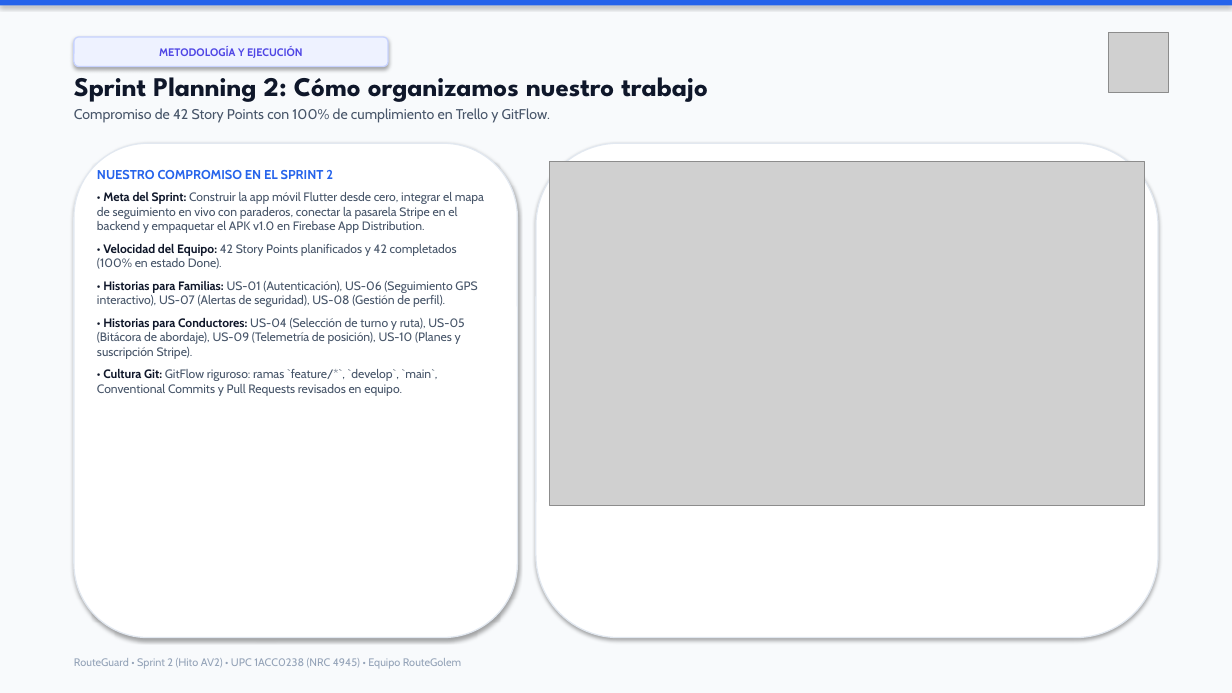
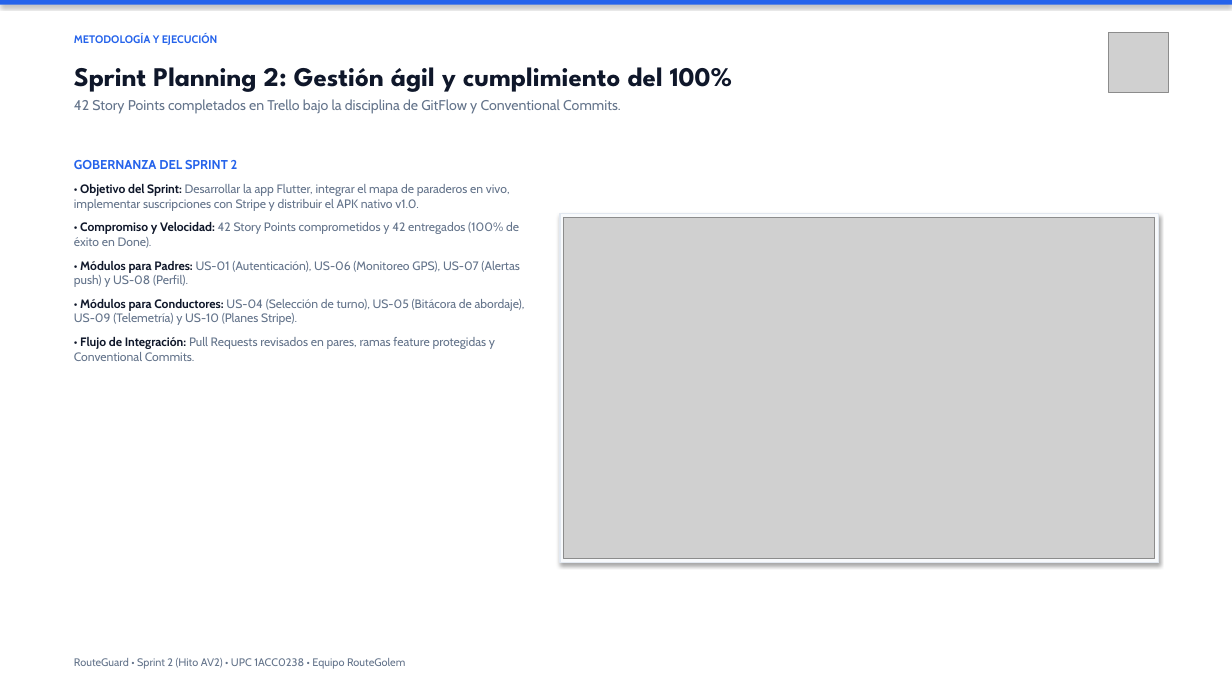
Before and after one commit to upc-pre-202620-1acc0238-4945-routegolem/routeguard-report, a slide deck: slide 5 of RouteGuard_Presentacion_Sprint2_AV2.pptx. Drawn at 1232x693 pixels with LibreOffice and Linux fonts; fonts in the diff are those of the drawing; grey boxes stand for pictures. Boxes give left, top, right and bottom in pixels: in the first picture for what was removed or moved away, otherwise in the second. Text is boxed around its words. In the diff, an @@ line names an element or a change of style, - is before the commit and + after.

Commit message:
style(presentation): remove chunky rounded card wrappers and scale all images to exact fit

```diff
--- a/RouteGuard_Presentacion_Sprint2_AV2.pptx
+++ b/RouteGuard_Presentacion_Sprint2_AV2.pptx
@@ rectangle at box(0, 0, 1232, 693): fill #F8FAFC to #FFFFFF @@
@@ text "METODOLOGÍA Y EJECUCIÓN": place and size @@
-text "METODOLOGÍA Y EJECUCIÓN" at box(74, 37, 388, 67)
+text "METODOLOGÍA Y EJECUCIÓN" at box(74, 34, 218, 45)
@@ text "METODOLOGÍA Y EJECUCIÓN" at box(74, 34, 218, 45): text colour #4F46E5 to #2563EB; alignment centre to left; vertical alignment middle to top; fill #EEF2FF to none; outline #C7D2FE 1 pt to none; shadow off @@
@@ text at box(74, 67, 732, 114): text changed; text colour #475569 to #64748B @@
-Sprint Planning 2: Cómo organizamos nuestro trabajo
-Compromiso de 42 Story Points con 100% de cumplimiento en Trello y GitFlow.
+Sprint Planning 2: Gestión ágil y cumplimiento del 100%
+42 Story Points completados en Trello bajo la disciplina de GitFlow y Conventional Commits.
@@ rounded rectangle removed at box(74, 143, 518, 638) @@
@@ rounded rectangle removed at box(536, 143, 1158, 638) @@
@@ text at box(74, 160, 525, 361): text changed; text colour #475569 to #64748B @@
-NUESTRO COMPROMISO EN EL SPRINT 2
-• Meta del Sprint: Construir la app móvil Flutter desde cero, integrar el mapa de seguimiento en vivo con paraderos, conectar la pasarela Stripe en el backend y empaquetar el APK v1.0 en Firebase App Distribution.
-• Velocidad del Equipo: 42 Story Points planificados y 42 completados (100% en estado Done).
-• Historias para Familias: US-01 (Autenticación), US-06 (Seguimiento GPS interactivo), US-07 (Alertas de seguridad), US-08 (Gestión de perfil).
-• Historias para Conductores: US-04 (Selección de turno y ruta), US-05 (Bitácora de abordaje), US-09 (Telemetría de posición), US-10 (Planes y suscripción Stripe).
-• Cultura Git: GitFlow riguroso: ramas `feature/*`, `develop`, `main`, Conventional Commits y Pull Requests revisados en equipo.
+GOBERNANZA DEL SPRINT 2
+• Objetivo del Sprint: Desarrollar la app Flutter, integrar el mapa de paraderos en vivo, implementar suscripciones con Stripe y distribuir el APK nativo v1.0.
+• Compromiso y Velocidad: 42 Story Points comprometidos y 42 entregados (100% de éxito en Done).
+• Módulos para Padres: US-01 (Autenticación), US-06 (Monitoreo GPS), US-07 (Alertas push) y US-08 (Perfil).
+• Módulos para Conductores: US-04 (Selección de turno), US-05 (Bitácora de abordaje), US-09 (Telemetría) y US-10 (Planes Stripe).
+• Flujo de Integración: Pull Requests revisados en pares, ramas feature protegidas y Conventional Commits.
@@ rectangle added at box(560, 213, 1159, 563), fill #F8FAFC, outline #E2E8F0 1 pt @@
@@ picture: place and size @@
-picture at box(550, 162, 1144, 506)
+picture at box(564, 217, 1155, 559)
@@ text at box(74, 658, 405, 669): text changed; text colour #94A3B8 to #64748B @@
-RouteGuard • Sprint 2 (Hito AV2) • UPC 1ACC0238 (NRC 4945) • Equipo RouteGolem
+RouteGuard • Sprint 2 (Hito AV2) • UPC 1ACC0238 • Equipo RouteGolem
```
Also in this commit, not shown: 16 other slides changed.
